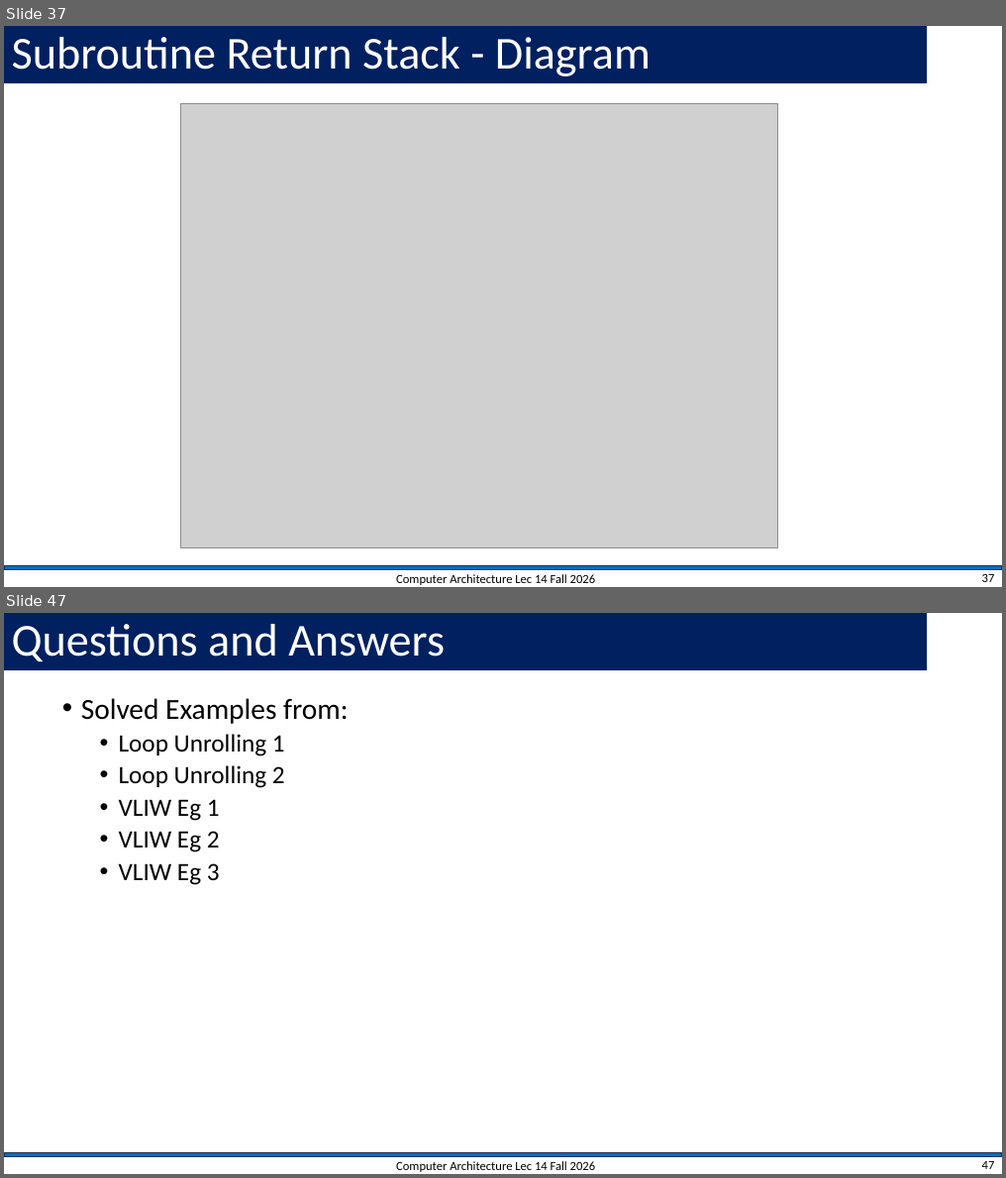
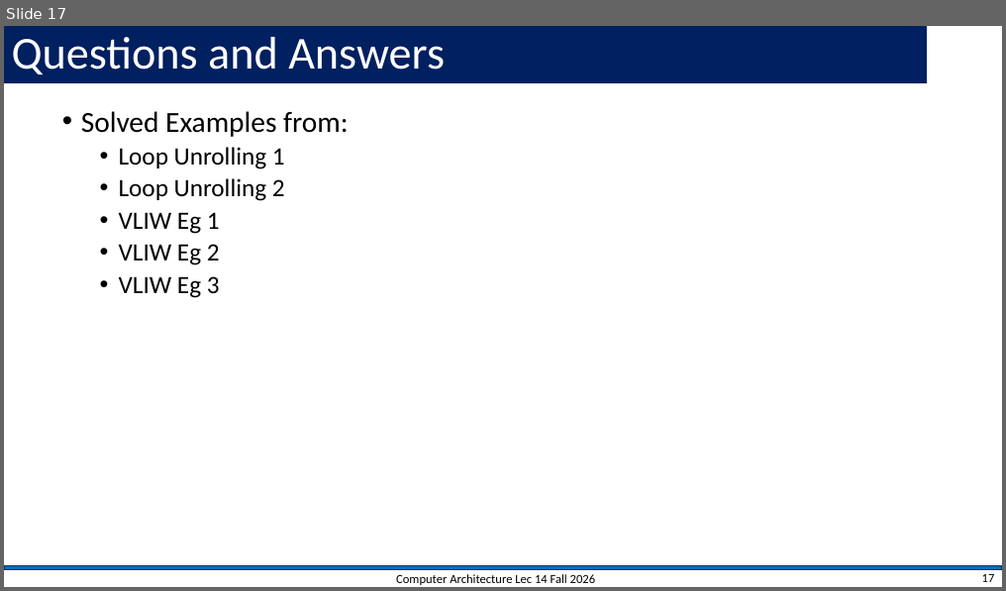
Before and after one commit to shahidmasud/ComputerArchitecture, a slide deck: CompArch_Lec14_Fall2026.ppsx. Shown one above the other, each under a label of ours: slides 37 and 47 before the commit, slide 17 after it; the slides between them are not shown. The pictures are 1006x1178 and 1006x591 pixels, drawn with LibreOffice and Linux fonts; fonts in the diff are those of the drawing; grey boxes stand for pictures; background and template pictures are left out. Boxes give left, top, right and bottom in pixels: in the first picture for what was removed or moved away, otherwise in the second. Text is boxed around its words. In the diff, an @@ line names an element or a change of style, - is before the commit and + after.

```diff
--- a/CompArch_Lec14_Fall2026.ppsx
+++ b/CompArch_Lec14_Fall2026.ppsx
@@ slide 37 removed at box(4, 26, 1002, 587), background #FFFFFF; not listed: 1 template element that a slide beside it also shows @@
@@ title removed at box(4, 26, 927, 83) @@
-Subroutine Return Stack - Diagram
@@ picture removed at box(181, 104, 778, 548) @@
@@ text removed at box(396, 574, 596, 585) @@
-Computer Architecture Lec 14 Fall 2026
@@ page number removed at box(982, 574, 995, 582) @@
-37
@@ what was slide 47 is now slide 17 @@
@@ page number at box(982, 574, 995, 582): text changed @@
-47
+17
```
Also in this commit, not shown: 2 slides changed, 28 other slides removed, 2 other files.
